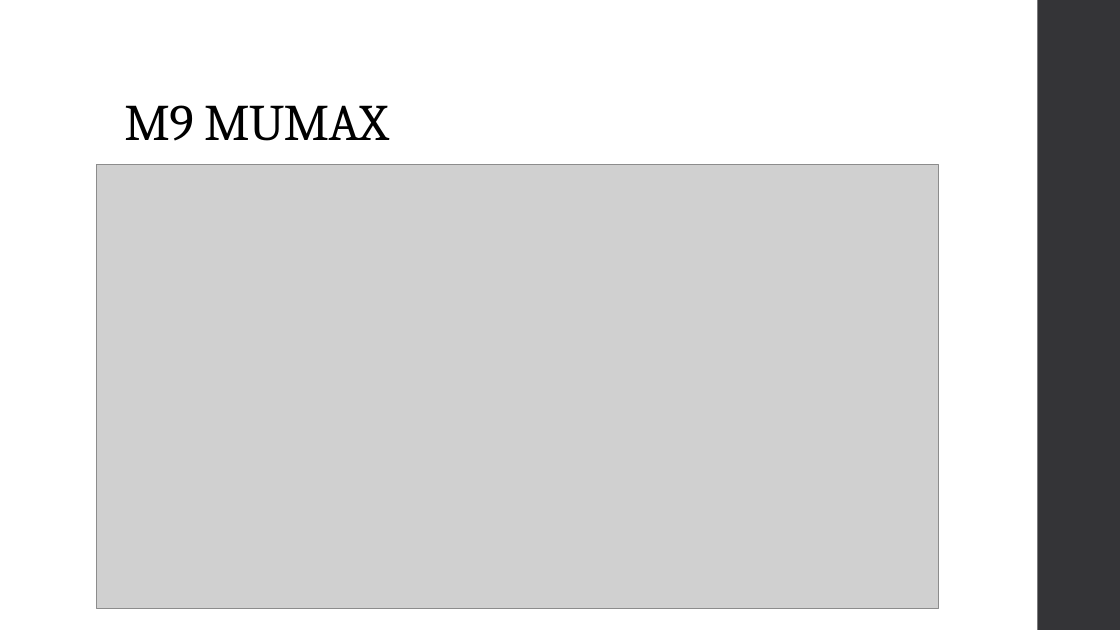
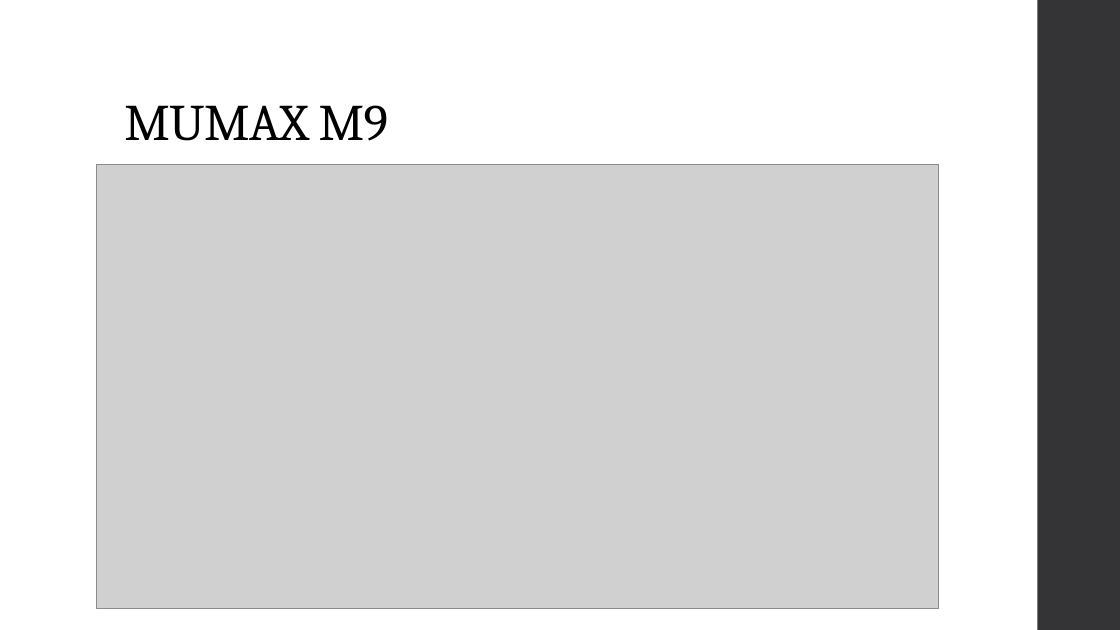
Before and after one commit to Ziqing-Liu/RIFRxT, a slide deck: slide 14 of Research Update.pptx (slide 10 before the commit). Drawn at 1120x630 pixels with LibreOffice and Linux fonts; fonts in the diff are those of the drawing; grey boxes stand for pictures. Boxes give left, top, right and bottom in pixels: in the first picture for what was removed or moved away, otherwise in the second. Text is boxed around its words. In the diff, an @@ line names an element or a change of style, - is before the commit and + after.

```diff
--- a/Research Update.pptx
+++ b/Research Update.pptx
@@ title at (124, 105, 389, 141): text changed @@
-M9 MUMAX
+MUMAX M9
```
Also in this commit, not shown: 3 other slides changed, 4 slides added, 1 slide removed, 3 other files.
